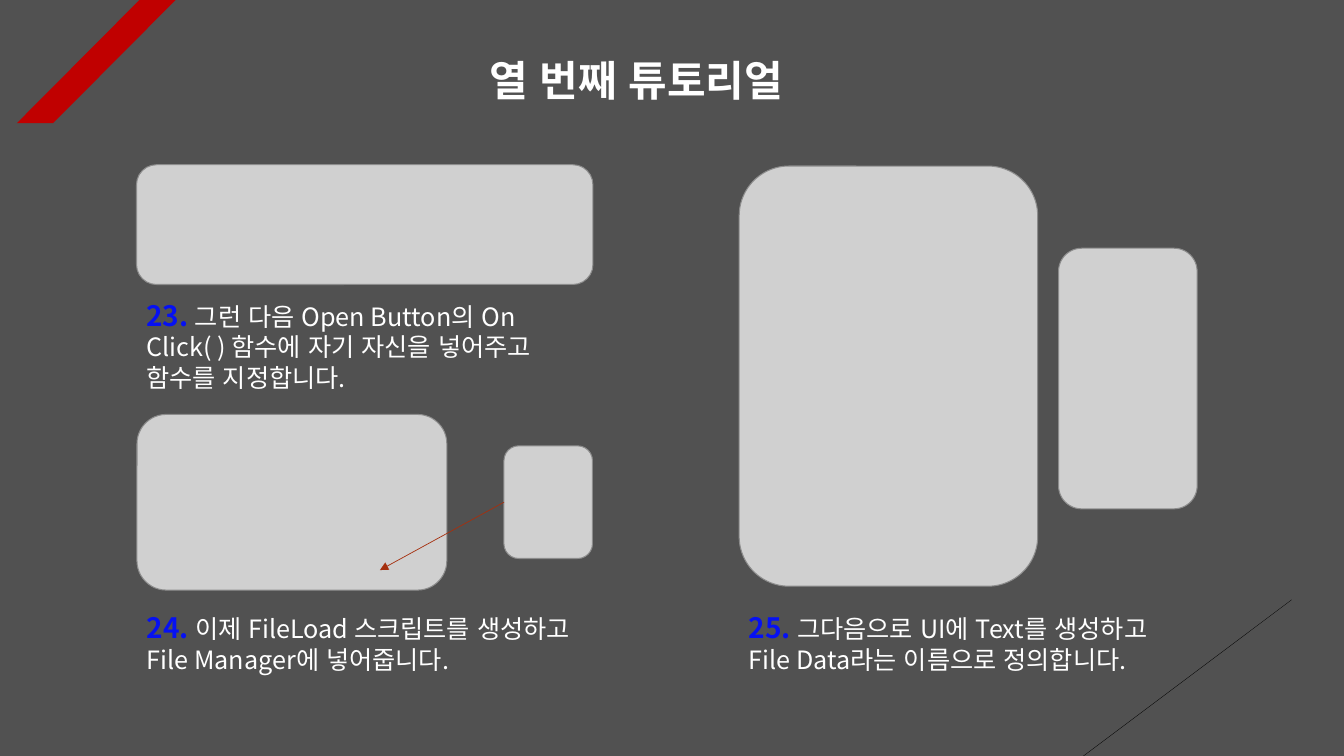
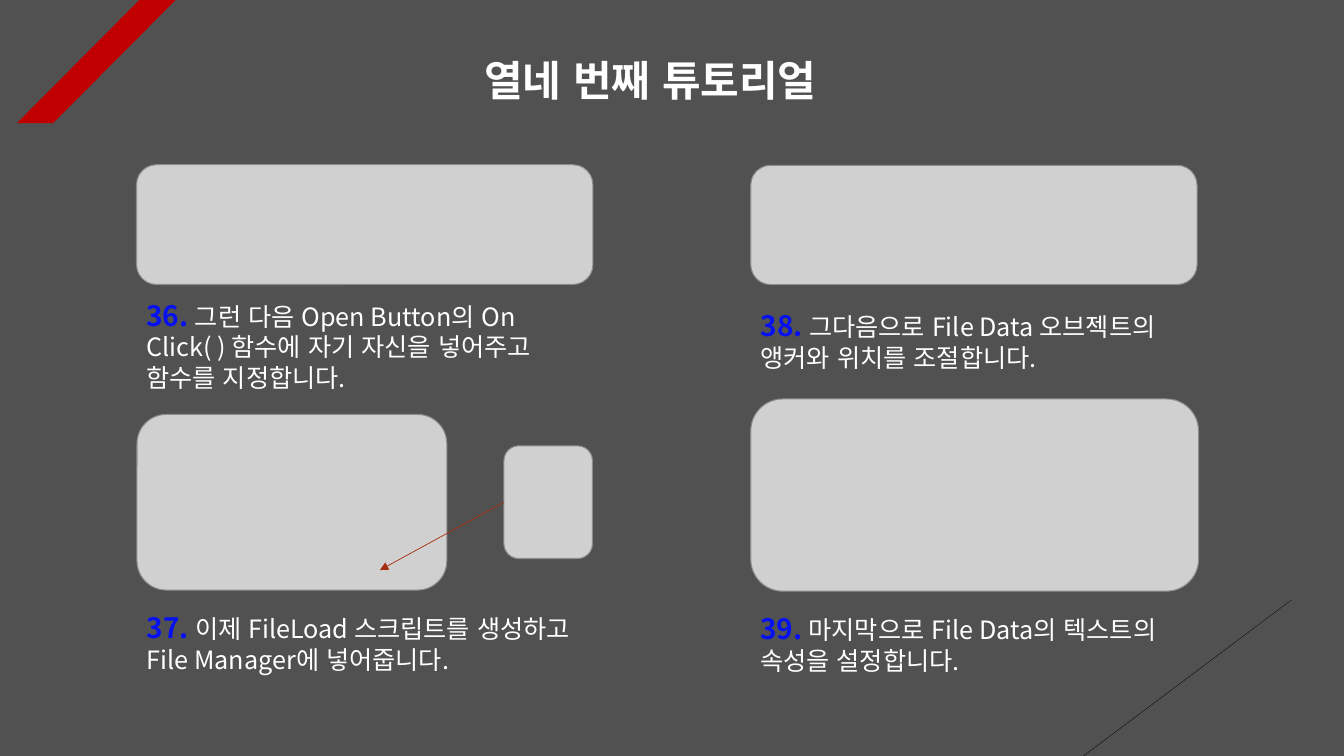
Before and after one commit to Unity2033/3D-UnityEngine, a slide deck: slide 14 of Assets/Class/Animation Clip/PPT Data/Animation Clip Example.pptx (slide 10 before the commit). Drawn at 1344x756 pixels with LibreOffice and Linux fonts; fonts in the diff are those of the drawing; grey boxes stand for pictures. Boxes give left, top, right and bottom in pixels: in the first picture for what was removed or moved away, otherwise in the second. Text is boxed around its words. In the diff, an @@ line names an element or a change of style, - is before the commit and + after.

```diff
--- a/Assets/Class/Animation Clip/PPT Data/Animation Clip Example.pptx
+++ b/Assets/Class/Animation Clip/PPT Data/Animation Clip Example.pptx
@@ text at <box>484,61,816,100</box>: text changed @@
-열 번째 튜토리얼
+열네 번째 튜토리얼
@@ picture removed at <box>739,166,1037,587</box> @@
@@ picture added at <box>751,165,1198,284</box> @@
@@ picture removed at <box>1059,248,1198,509</box> @@
@@ text at <box>146,305,531,389</box>: text changed @@
-23. 그런 다음 Open Button의 On Click( ) 함수에 자기 자신을 넣어주고 함수를 지정합니다.
+36. 그런 다음 Open Button의 On Click( ) 함수에 자기 자신을 넣어주고 함수를 지정합니다.
@@ text at <box>761,315,1156,369</box>: text changed @@
-25. 그다음으로 UI에 Text를 생성하고 File Data라는 이름으로 정의합니다.
+38. 그다음으로 File Data 오브젝트의 앵커와 위치를 조절합니다.
@@ picture added at <box>751,399,1199,592</box> @@
@@ text at <box>147,617,570,675</box>: text changed @@
-24. 이제 FileLoad 스크립트를 생성하고 File Manager에 넣어줍니다.
+37. 이제 FileLoad 스크립트를 생성하고 File Manager에 넣어줍니다.
@@ text added at <box>760,618,1157,672</box>, 18 pt, text #FFFFFF @@
+39. 마지막으로 File Data의 텍스트의 속성을 설정합니다.
```
Also in this commit, not shown: 11 other slides changed, 4 slides added, 30 other files.
